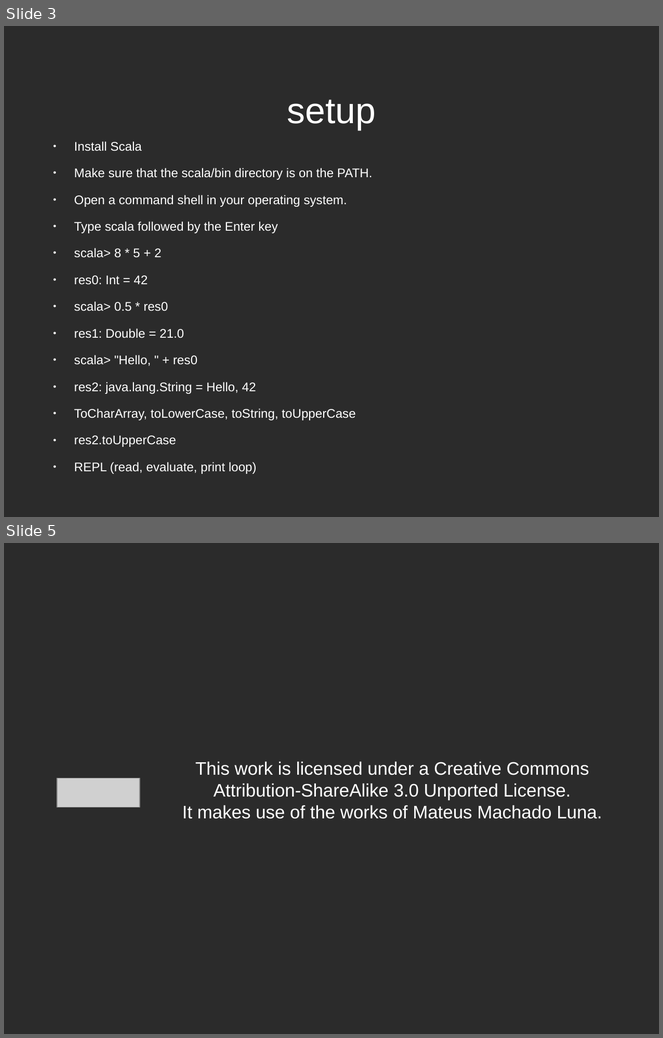
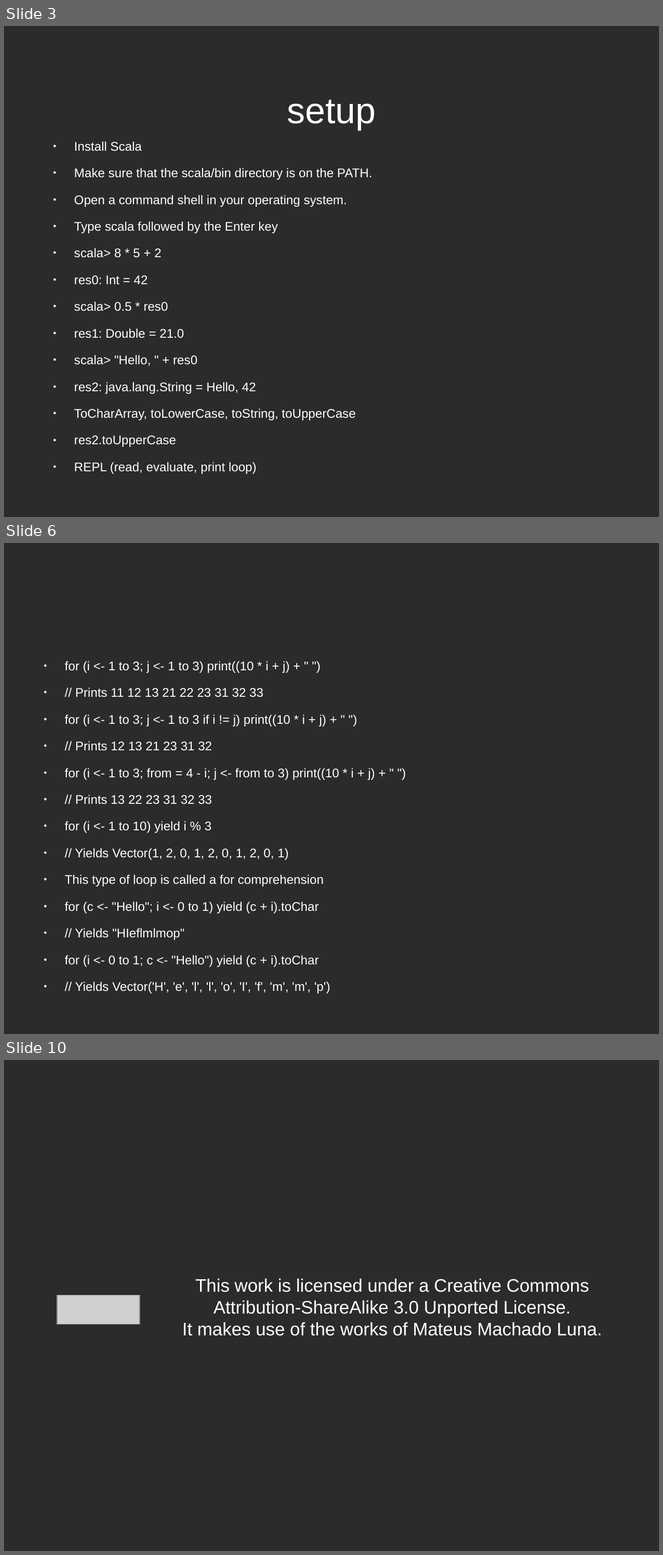
Before and after one commit to krishxx/scala, a slide deck: docs/scala_basics.odp. Shown one above the other, each under a label of ours: slides 3 and 5 before the commit, slides 3, 6 and 10 after it; the slides between them are not shown. The pictures are 663x1038 and 663x1555 pixels, drawn with LibreOffice and Linux fonts; fonts in the diff are those of the drawing; grey boxes stand for pictures; background and template pictures are left out; a plain dark background stands for a picture behind light text. Boxes give left, top, right and bottom in pixels: in the first picture for what was removed or moved away, otherwise in the second. Text is boxed around its words. In the diff, an @@ line names an element or a change of style, - is before the commit and + after.

```diff
--- a/docs/scala_basics.odp
+++ b/docs/scala_basics.odp
@@ slide 6 added at (4,543,659,1034), background picture (left out) @@
@@ text added at (65,661,375,994), 15.2 pt, text #FFFFFF @@
+● for (i <- 1 to 3; j <- 1 to 3) print((10 * i + j) + " ")
+● // Prints 11 12 13 21 22 23 31 32 33
+● for (i <- 1 to 3; j <- 1 to 3 if i != j) print((10 * i + j) + " ")
+● // Prints 12 13 21 23 31 32
+● for (i <- 1 to 3; from = 4 - i; j <- from to 3) print((10 * i + j) + " ")
+● // Prints 13 22 23 31 32 33
+● for (i <- 1 to 10) yield i % 3
+● // Yields Vector(1, 2, 0, 1, 2, 0, 1, 2, 0, 1)
+● This type of loop is called a for comprehension
+● for (c <- "Hello"; i <- 0 to 1) yield (c + i).toChar
+● // Yields "HIeflmlmop"
+● for (i <- 0 to 1; c <- "Hello") yield (c + i).toChar
+● // Yields Vector('H', 'e', 'l', 'l', 'o', 'I', 'f', 'm', 'm', 'p')
@@ what was slide 5 is now slide 10 @@
```
Also in this commit, not shown: 1 slide changed, 4 other slides added, 29 other files.
